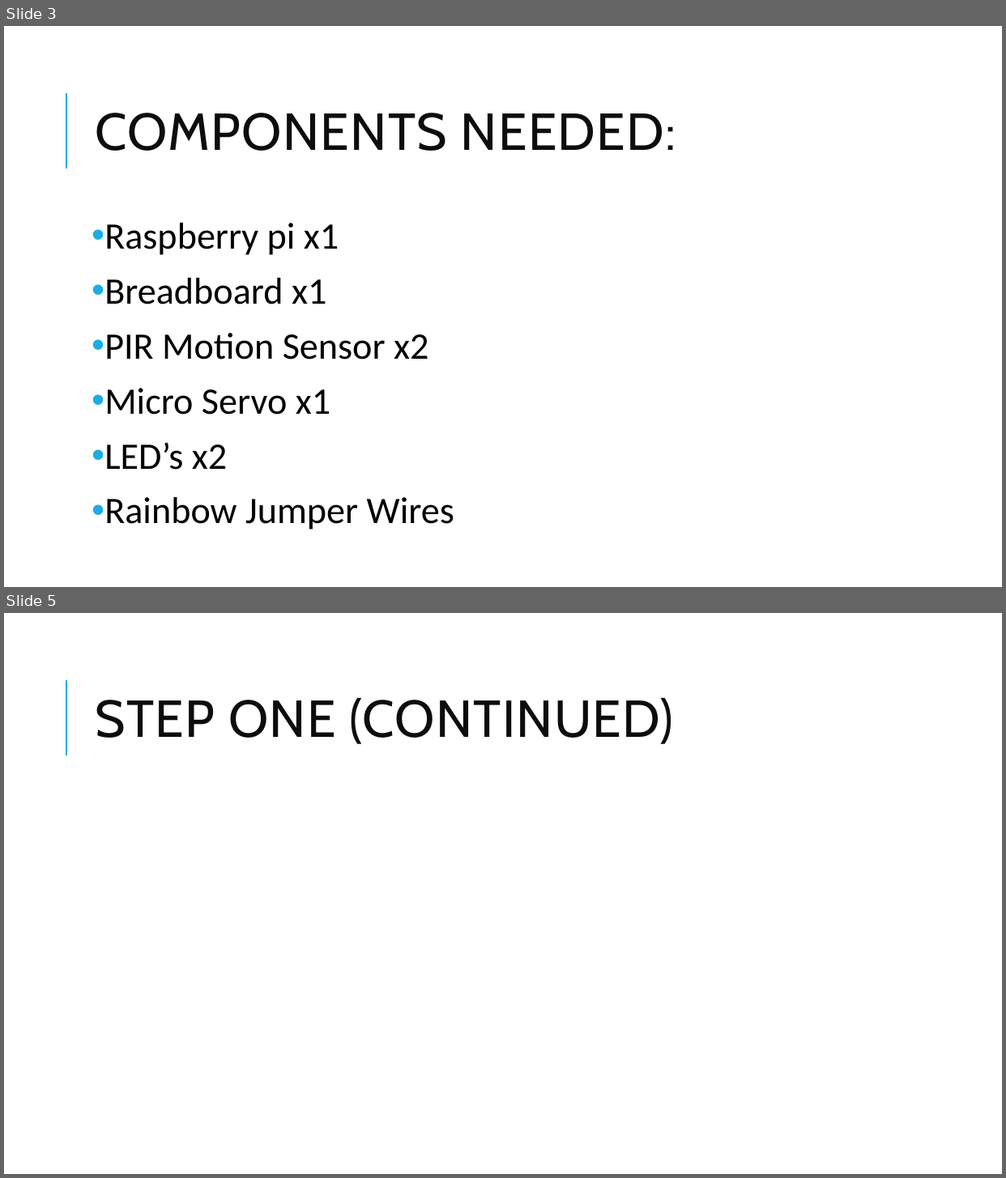
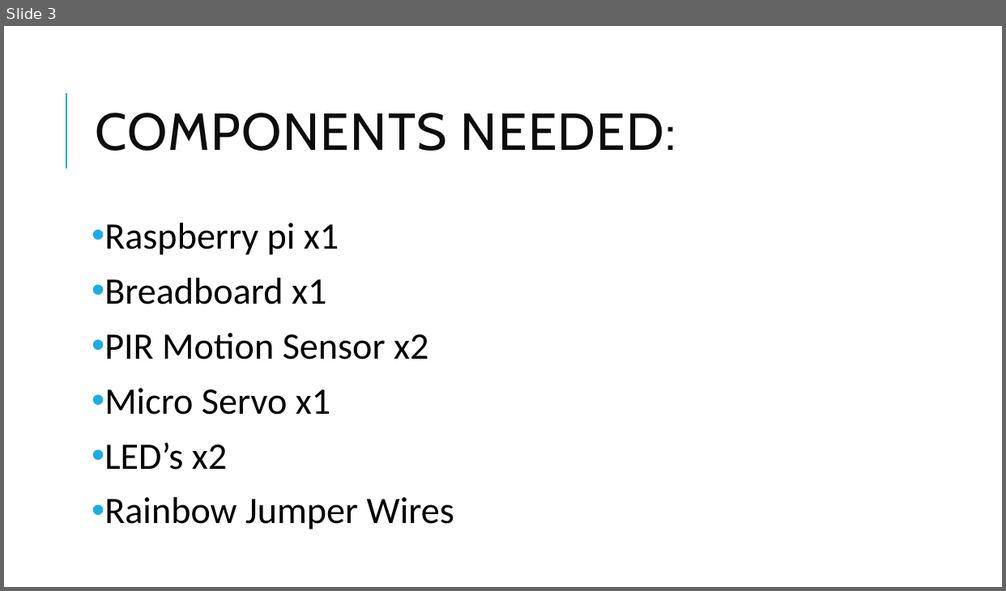
Before and after one commit to jmapjp/EMT2390LStuff, a slide deck: Semester Project/Semester project 2390l.pptx. Shown one above the other, each under a label of ours: slides 3 and 5 before the commit, slide 3 after it; the slides between them are not shown. The pictures are 1006x1178 and 1006x591 pixels, drawn with LibreOffice and Linux fonts; fonts in the diff are those of the drawing. Boxes give left, top, right and bottom in pixels: in the first picture for what was removed or moved away, otherwise in the second. Text is boxed around its words. In the diff, an @@ line names an element or a change of style, - is before the commit and + after.

```diff
--- a/Semester Project/Semester project 2390l.pptx
+++ b/Semester Project/Semester project 2390l.pptx
@@ slide 5 removed at (4, 613, 1002, 1174), background #FFFFFF; not listed: 1 template element that a slide beside it also shows @@
@@ title removed at (96, 698, 674, 744) @@
-STEP ONE (CONTINUED)
```
Also in this commit, not shown: 4 slides changed, 3 slides added, 4 other slides removed.
